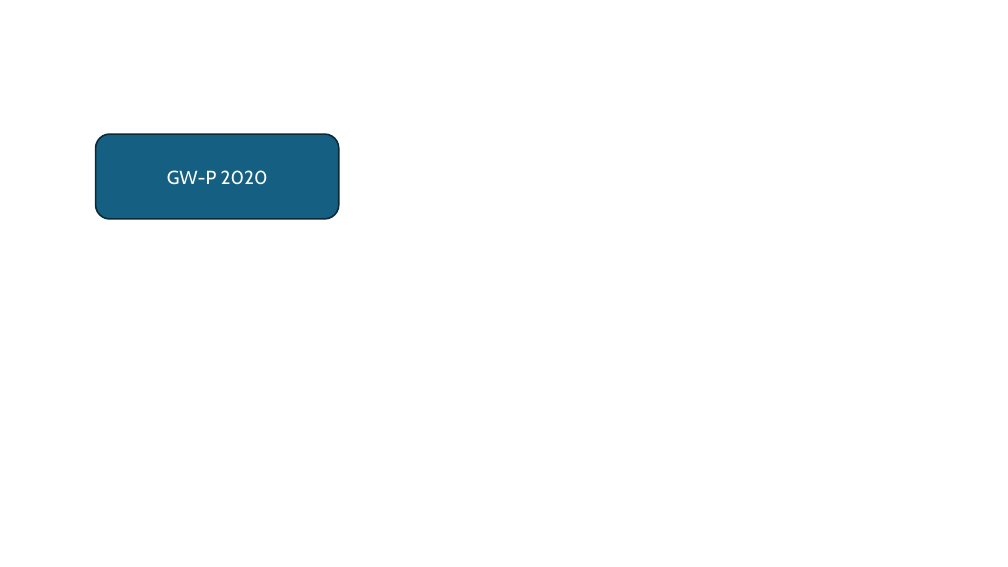
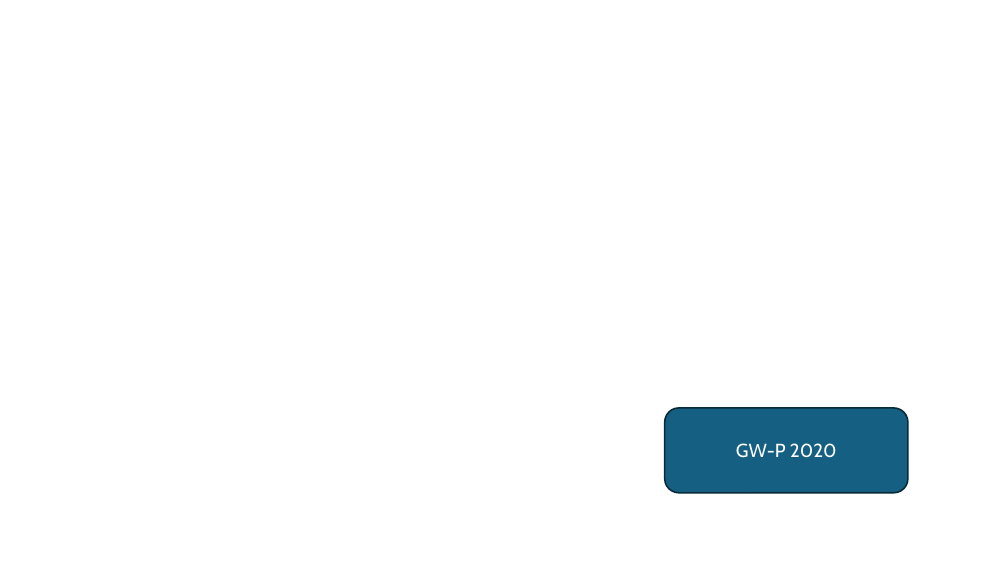
Before and after one commit to Pierre063/ebook-sync-source, a slide deck: slide 1 of Power point.pptx. Drawn at 1008x567 pixels with LibreOffice and Linux fonts; fonts in the diff are those of the drawing. Boxes give left, top, right and bottom in pixels: in the first picture for what was removed or moved away, otherwise in the second. Text is boxed around its words. In the diff, an @@ line names an element or a change of style, - is before the commit and + after.

```diff
--- a/Power point.pptx
+++ b/Power point.pptx
@@ rounded rectangle "GW-P 2020": place and size @@
-rounded rectangle "GW-P 2020" at [95,134,339,219]
+rounded rectangle "GW-P 2020" at [665,408,908,493]
```
Also in this commit, not shown: 1 other file.
